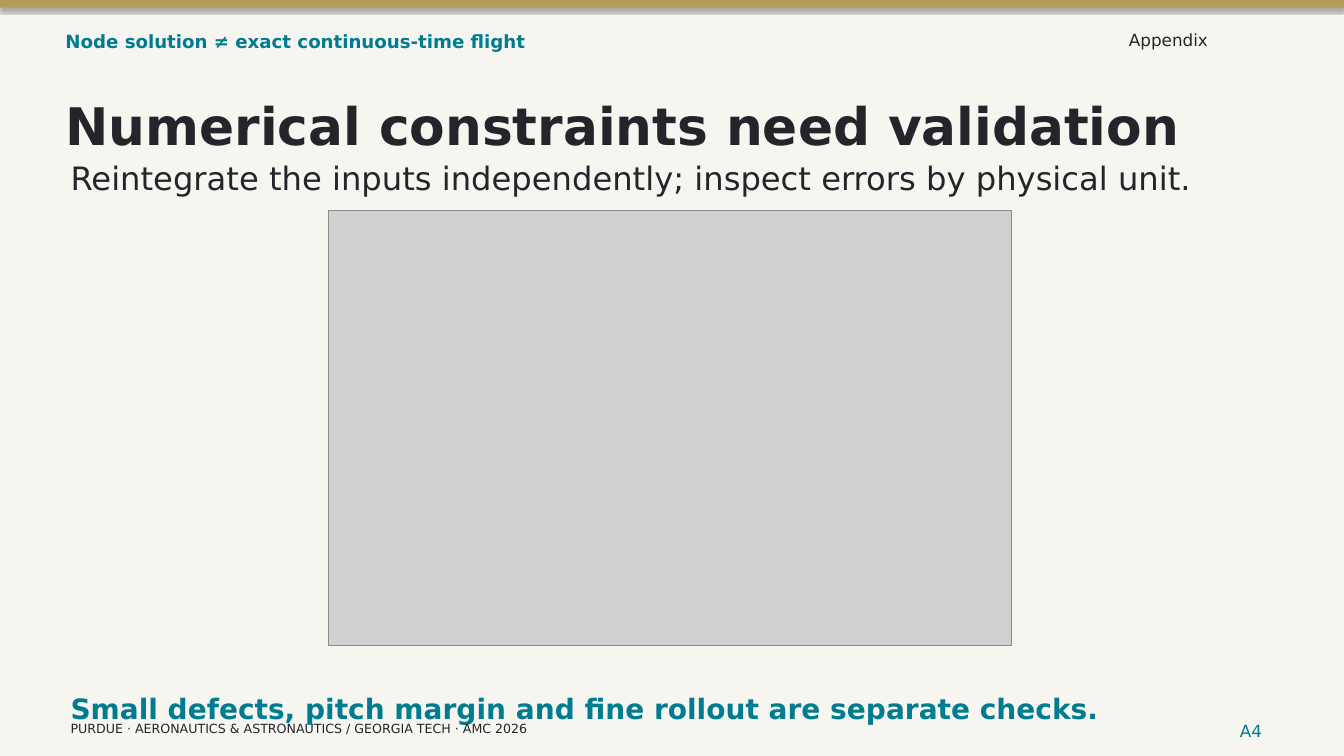
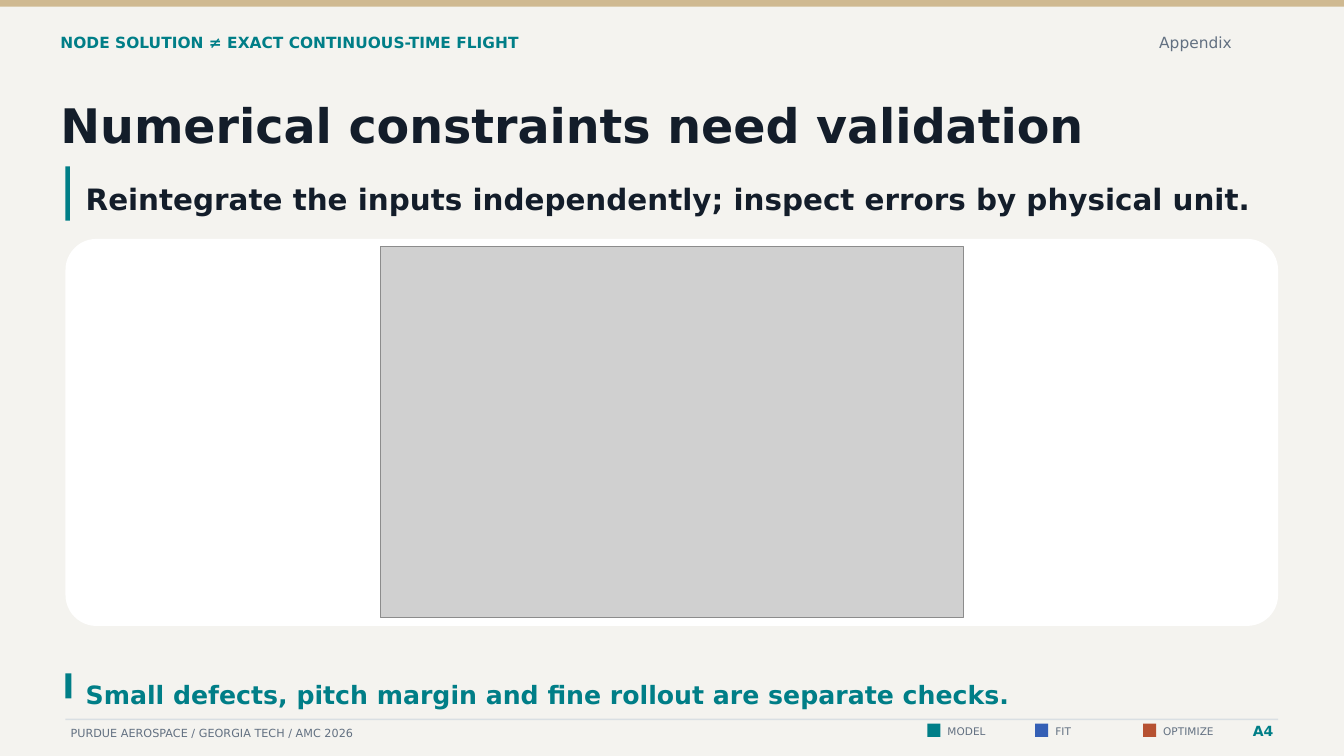
Before and after one commit to CogniPilot/rumoca-workshop, a slide deck: slide 28 of slides/workshop.pptx (slide 26 before the commit). Drawn at 1344x756 pixels with LibreOffice and Linux fonts; fonts in the diff are those of the drawing; grey boxes stand for pictures. Boxes give left, top, right and bottom in pixels: in the first picture for what was removed or moved away, otherwise in the second. Text is boxed around its words. In the diff, an @@ line names an element or a change of style, - is before the commit and + after.

Commit message:
Connect the workshop to interactive models, extensible backends and tested cloud tools

```diff
--- a/slides/workshop.pptx
+++ b/slides/workshop.pptx
@@ background #F7F5F0 to #F4F3EF @@
@@ rectangle at (0,0,1344,7): fill #B59A55 to #CFB991; shadow off @@
@@ text "Appendix": place and size @@
-text "Appendix" at (1129,33,1208,50)
+text "Appendix" at (1159,36,1232,51)
@@ text "Appendix" at (1159,36,1232,51): size 12 to 11 pt, text colour #23252A to #627081 @@
@@ text at (60,36,518,49): text changed; size 13 to 11 pt; text colour #007C91 to #007E87 @@
-Node solution ≠ exact continuous-time flight
+NODE SOLUTION ≠ EXACT CONTINUOUS-TIME FLIGHT
@@ text "Numerical constraints need validation" at (60,107,1083,144): size 37 to 34 pt, text colour #23252A to #131D2A @@
@@ rectangle added at (66,166,70,221), fill #007E87 @@
@@ text "Reintegrate the inputs independently; inspect ...": place and size @@
-text "Reintegrate the inputs independently; inspect ..." at (71,165,1191,197)
+text "Reintegrate the inputs independently; inspect ..." at (86,187,1250,216)
@@ text "Reintegrate the inputs independently; inspect ..." at (86,187,1250,216): size 23 to 21 pt, text colour #23252A to #131D2A, bold on @@
@@ rounded rectangle added at (66,239,1278,626), fill #FFFFFF @@
@@ picture: place and size @@
-picture at (329,211,1012,645)
+picture at (380,247,963,618)
@@ rectangle added at (66,674,72,699), fill #007E87 @@
@@ text "Small defects, pitch margin and ...": place and size @@
-text "Small defects, pitch margin and ..." at (71,697,1098,725)
+text "Small defects, pitch margin and ..." at (86,685,1009,710)
@@ text "Small defects, pitch margin and ..." at (86,685,1009,710): size 20 to 18 pt, text colour #007C91 to #007E87 @@
@@ rectangle added at (66,719,1278,720), fill #D9DFE3 @@
@@ text "A4": place and size @@
-text "A4" at (1240,724,1262,737)
+text "A4" at (1253,726,1273,736)
@@ text "A4" at (1253,726,1273,736): size 12 to 10 pt, text colour #007C91 to #007E87, bold on @@
@@ text at (71,728,353,737): text changed; size 9 to 8 pt; text colour #23252A to #627081 @@
-PURDUE · AERONAUTICS & ASTRONAUTICS / GEORGIA TECH · AMC 2026
+PURDUE AEROSPACE / GEORGIA TECH / AMC 2026
@@ rectangle added at (928,724,941,737), fill #007E87 @@
@@ text added at (947,727,985,735), 7.5 pt, text #627081 @@
+MODEL
@@ rectangle added at (1035,724,1049,737), fill #345FB5 @@
@@ text added at (1055,727,1071,735), 7.5 pt, text #627081 @@
+FIT
@@ rectangle added at (1143,724,1156,737), fill #B65131 @@
@@ text added at (1163,727,1213,735), 7.5 pt, text #627081 @@
+OPTIMIZE
```
Also in this commit, not shown: 20 other slides changed, 7 slides added, 5 slides removed, 53 other files.
